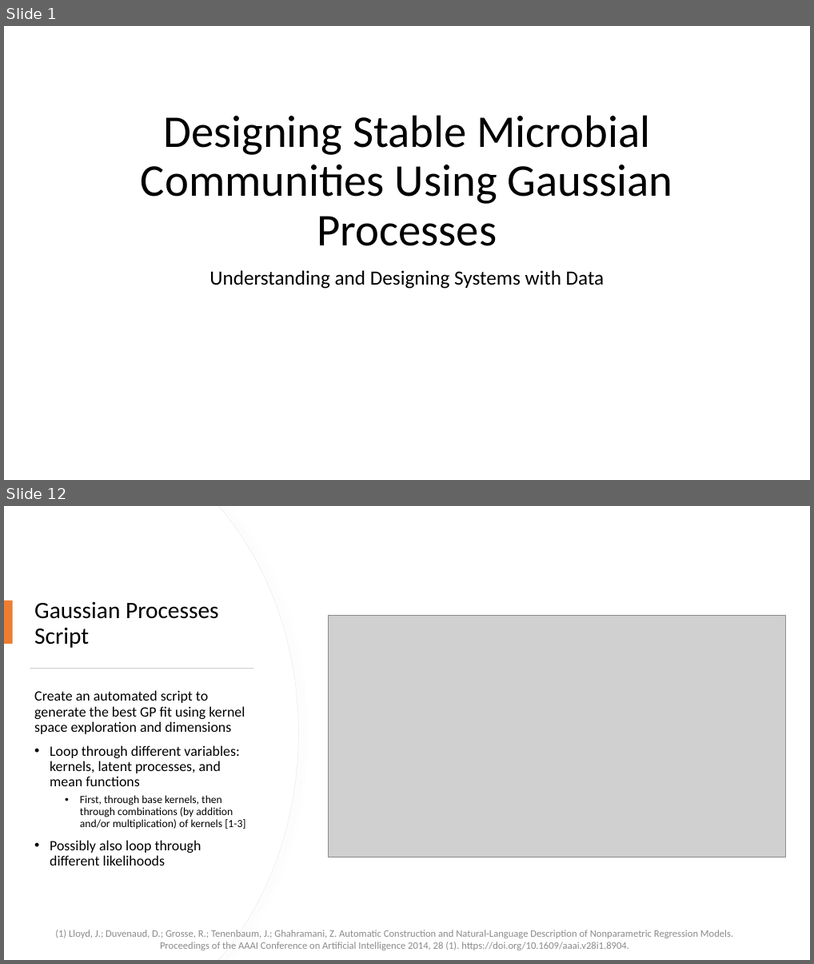
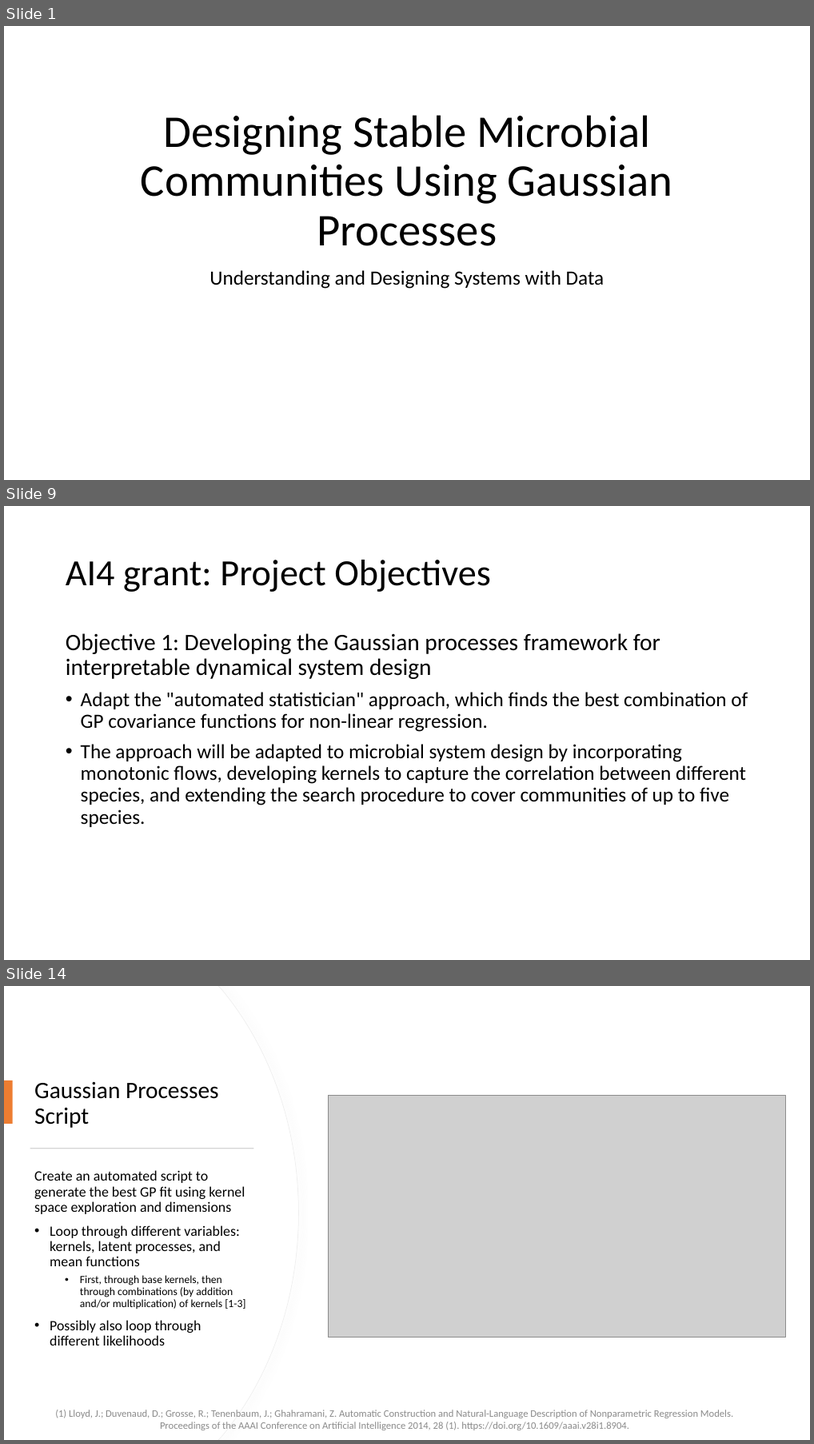
Before and after one commit to Fontanapink/GPs, a slide deck: GPRCommunities.pptx. Shown one above the other, each under a label of ours: slides 1 and 12 before the commit, slides 1, 9 and 14 after it; the slides between them are not shown. The pictures are 814x964 and 814x1444 pixels, drawn with LibreOffice and Linux fonts; fonts in the diff are those of the drawing; grey boxes stand for pictures. Boxes give left, top, right and bottom in pixels: in the first picture for what was removed or moved away, otherwise in the second. Text is boxed around its words. In the diff, an @@ line names an element or a change of style, - is before the commit and + after.

```diff
--- a/GPRCommunities.pptx
+++ b/GPRCommunities.pptx
@@ slide 9 added at [4,506,810,960], background #FFFFFF @@
@@ title added at [66,560,490,592], 44 pt, text #000000 @@
+AI4 grant: Project Objectives
@@ text added at [66,633,748,827], 24 pt, text #000000 @@
+Objective 1: Developing the Gaussian processes framework for interpretable dynamical system design
+• Adapt the "automated statistician" approach, which finds the best combination of GP covariance functions for non-linear regression.
+• The approach will be adapted to microbial system design by incorporating monotonic flows, developing kernels to capture the correlation between different species, and extending the search procedure to cover communities of up to five species.
@@ what was slide 12 is now slide 14 @@
```
Also in this commit, not shown: 12 slides changed, 3 other slides added, 1 slide removed.
